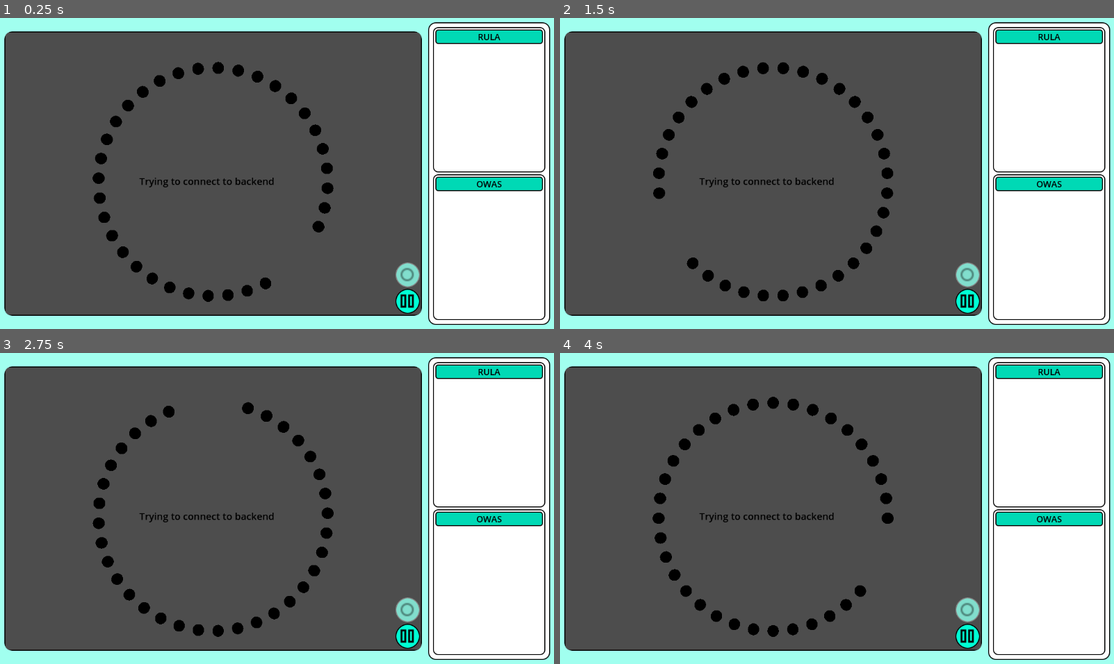
Above: before the commit, frames 1-4 (two rows, left to right).
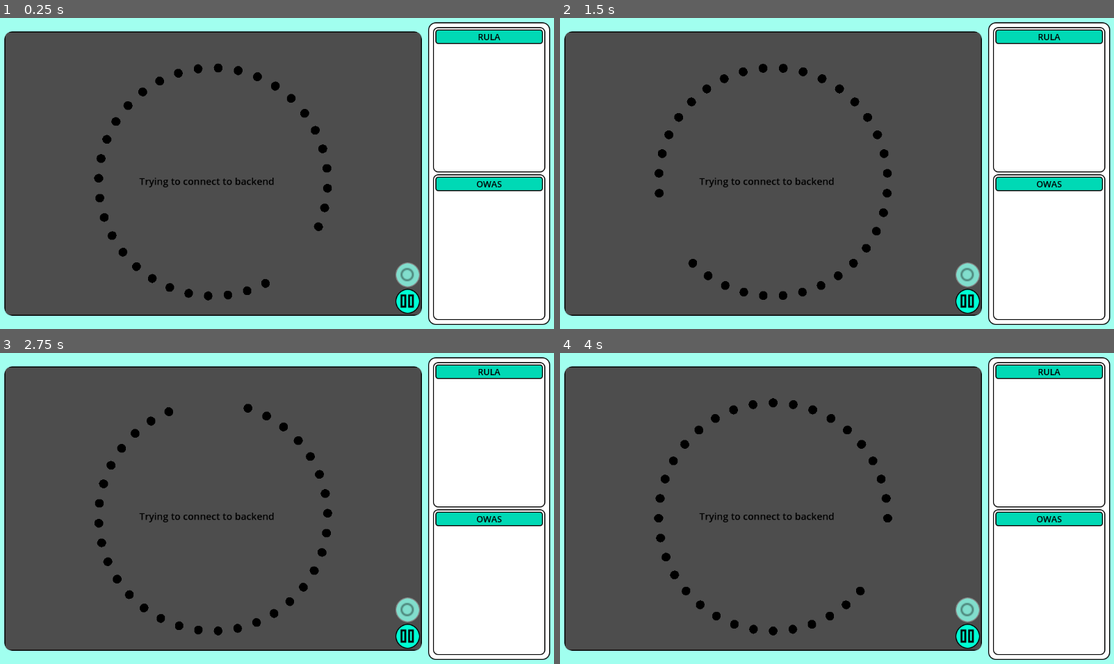
Above: after the commit, the same moments.

Repository: Leoronus/Pose-Evaluation-Project
Game: Godot game, scene res://scene.tscn
Same seed, same stepped clock (60 frames per second), same inputs: the game is played once before the commit and once after it.
Inputs:
- Up to frame 1 (0.25 s): no input
- Up to frame 2 (1.5 s): tap Enter at 0.5 s; hold Ctrl 0.53-1.28 s; tap Space at 0.77 s; tap Ctrl at 1.35 s
- Up to frame 3 (2.75 s): tap Space at 1.52 s; hold Ctrl from 2.03 s (still down)
- Up to frame 4 (4 s): release Ctrl at 2.78 s; tap Ctrl at 2.85 s; tap Space at 3.02, 3.77 s; hold Ctrl from 3.53 s (still down)

The runs differ from the first frame. In frame 1, 1.0% of the frame differs, in the area x 16-61%, y 14-92%; in frame 2, 1.0%; in frame 3, 1.0%; in frame 4, 1.0%.

Commit message:
Skeleton, visibility, builds

Diff:
--- a/Godot Project/Scripts/visualizationManager.gd
+++ b/Godot Project/Scripts/visualizationManager.gd
@@ -6,6 +6,20 @@
 @export var sphereSize: float = 0.1 ## Scaling factor for all indicator spheres, adjustable from inspector.
 @export var snapFactor: float = 0.8
 var doneLoading: bool = false
+var boneArray: Array[Array] = [\
+		[0,2],[0,5],[2,7],\
+		[5,8],[9,10],[11,12],\
+		[11,13],[11,23],[12,14],\
+		[12,24],[13,15],[14,16],\
+		[15,17],[15,19],[15,21],\
+		[16,18],[16,20],[16,22],\
+		[17,19],[18,20],[23,24],\
+		[23,25],[24,26],[25,27],\
+		[26,28],[27,29],[27,31],\
+		[28,30],[28,32],[29,31],\
+		[30,32]\
+		]
+var bones: Array[MeshInstance3D] = []
 
 
 func _ready():
@@ -31,8 +45,37 @@
 	if(!doneLoading):
 		rotation_degrees += Vector3(0, 0, -90 * delta)
 	else:
+		#var timespan: float = Time.get_unix_time_from_system()
 		$"../Control/CanvasLayer/RecordingButton".init = true
 		rotation_degrees = Vector3.ZERO
+		for bone in bones:
+			bone.queue_free()
+		bones.clear()
+		for bonePair in boneArray:
+			bones.append(line(landmarks[bonePair[0]].global_position, landmarks[bonePair[1]].transform.origin))
+
+		#timespan = Time.get_unix_time_from_system() - timespan
+		#print(timespan)
+
+
+func line(pos1: Vector3, pos2: Vector3, color = Color.WHITE_SMOKE) -> MeshInstance3D:
+	var mesh_instance := MeshInstance3D.new()
+	var immediate_mesh := ImmediateMesh.new()
+	var material := ORMMaterial3D.new()
+
+	mesh_instance.mesh = immediate_mesh
+	mesh_instance.cast_shadow = GeometryInstance3D.SHADOW_CASTING_SETTING_OFF
+
+	immediate_mesh.surface_begin(Mesh.PRIMITIVE_LINES, material)
+	immediate_mesh.surface_add_vertex(pos1)
+	immediate_mesh.surface_add_vertex(pos2)
+	immediate_mesh.surface_end()
+
+	material.shading_mode = BaseMaterial3D.SHADING_MODE_UNSHADED
+	material.albedo_color = color
+
+	get_tree().get_root().add_child(mesh_instance)
+	return mesh_instance
 
 
 ## Updates indicator positions. Must be connected to the bodyReceived signal.
@@ -41,3 +84,4 @@
 	for i in 33:
 		var mark = receivedLandmarks[i]
 		landmarkTargets[i] = Vector3(float(mark["x"]), float(mark["y"]), float(mark["z"]))
+		landmarks[i].transparency = 1 - float(mark["visibility"])
--- a/Godot Project/scene.tscn
+++ b/Godot Project/scene.tscn
@@ -33,6 +33,7 @@
 
 [node name="visualizationManager" type="Node3D" parent="."]
 script = ExtResource("1_vje5x")
+sphereSize = 0.075
 snapFactor = 0.1
 
 [node name="Control" type="Control" parent="."]
@@ -75,6 +76,7 @@
 theme_override_colors/default_color = Color(1, 0, 0, 1)
 theme_override_font_sizes/normal_font_size = 40
 script = ExtResource("3_mxv28")
+startBackend = true
 
 [node name="background" type="ColorRect" parent="Control/CanvasLayer"]
 anchors_preset = 15
Not shown, changed: Godot Project/export_presets.cfg
Not shown, changed: Godot Project/PoseEval 0.5 standalone.exe
Not shown, removed: Godot Project/PoseEval 0.5 standalone.pck
Not shown, changed: Godot Project/PoseEval 0.5.exe
Not shown, removed: Godot Project/PoseEval 0.5.pck
Not shown, added: Godot Project/PoseEval 0.6 standalone.exe
Not shown, added: Godot Project/PoseEval 0.6 standalone.pck
Not shown, added: Godot Project/PoseEval 0.6.exe
Not shown, added: Godot Project/PoseEval 0.6.pck
Not shown, added: Godot Project/old builds/PoseEval 0.5 standalone.exe
Not shown, added: Godot Project/old builds/PoseEval 0.5 standalone.pck
Not shown, added: Godot Project/old builds/PoseEval 0.5.exe
(and 1 more such lines)
